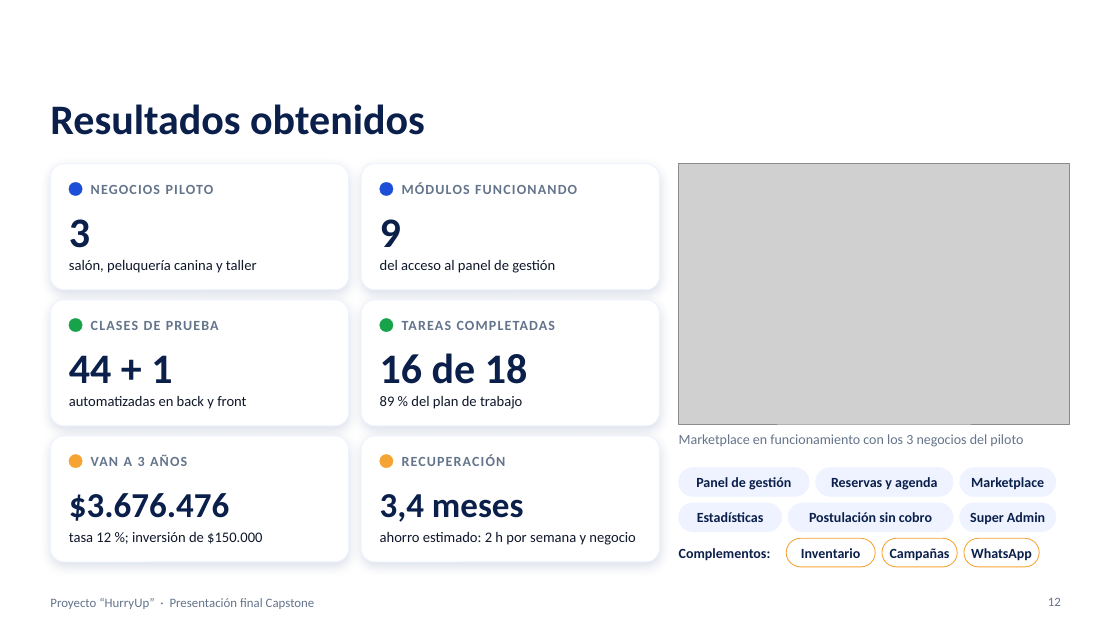
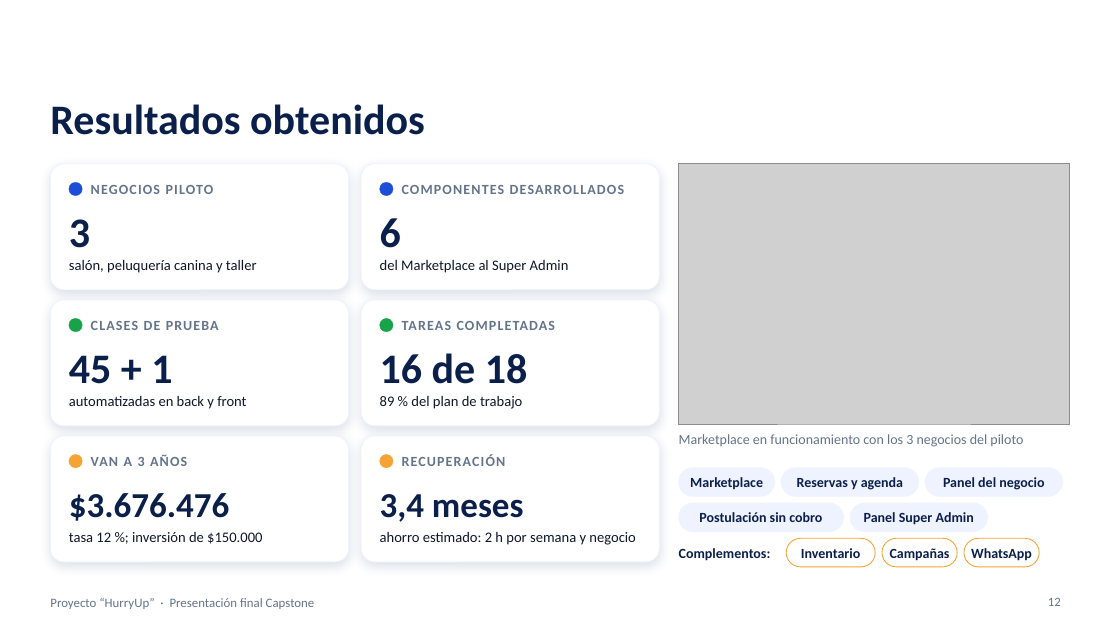
Before and after one commit to Vichobustosss/2026_2_BUSTOS-HEREDIA_CASPTONE_002D_GRUPO_006, a slide deck: slide 12 of Fase 3/Evidencias Grupales/Presentacion_Final_Capstone_HurryUp_GRUPO06.pptx. Drawn at 1120x630 pixels with LibreOffice and Linux fonts; fonts in the diff are those of the drawing; grey boxes stand for pictures; background and template pictures are left out. Boxes give left, top, right and bottom in pixels: in the first picture for what was removed or moved away, otherwise in the second. Text is boxed around its words. In the diff, an @@ line names an element or a change of style, - is before the commit and + after.

```diff
--- a/Fase 3/Evidencias Grupales/Presentacion_Final_Capstone_HurryUp_GRUPO06.pptx
+++ b/Fase 3/Evidencias Grupales/Presentacion_Final_Capstone_HurryUp_GRUPO06.pptx
@@ text at (x1=402, y1=185, x2=624, y2=194): text changed @@
-MÓDULOS FUNCIONANDO
+COMPONENTES DESARROLLADOS
@@ text at (x1=380, y1=218, x2=401, y2=248): text changed @@
-9
+6
@@ text at (x1=380, y1=260, x2=569, y2=273): text changed @@
-del acceso al panel de gestión
+del Marketplace al Super Admin
@@ text at (x1=69, y1=355, x2=172, y2=384): text changed @@
-44 + 1
+45 + 1
@@ rounded rectangle resized from (x1=679, y1=468, x2=809, y2=497) to (x1=679, y1=468, x2=775, y2=497) @@
@@ text "Marketplace" moved from (x1=971, y1=477, x2=1044, y2=490) to (x1=690, y1=477, x2=763, y2=490) @@
@@ text removed at (x1=696, y1=477, x2=791, y2=490) @@
-Panel de gestión
@@ text "Reservas y agenda" moved from (x1=831, y1=477, x2=937, y2=490) to (x1=797, y1=477, x2=903, y2=490) @@
@@ rounded rectangle moved from (x1=816, y1=468, x2=953, y2=497) to (x1=781, y1=468, x2=918, y2=497) @@
@@ rounded rectangle resized from (x1=960, y1=468, x2=1056, y2=497) to (x1=926, y1=468, x2=1063, y2=497) @@
@@ text added at (x1=943, y1=477, x2=1044, y2=490), 12 pt, text #0B1F4B, bold @@
+Panel del negocio
@@ rounded rectangle resized from (x1=679, y1=503, x2=781, y2=532) to (x1=679, y1=503, x2=844, y2=532) @@
@@ text "Postulación sin cobro" moved from (x1=809, y1=512, x2=932, y2=522) to (x1=699, y1=512, x2=822, y2=522) @@
@@ rounded rectangle resized from (x1=788, y1=503, x2=953, y2=532) to (x1=850, y1=503, x2=987, y2=532) @@
@@ rounded rectangle removed at (x1=960, y1=503, x2=1056, y2=532) @@
@@ text removed at (x1=697, y1=512, x2=764, y2=522) @@
-Estadísticas
@@ text at (x1=864, y1=512, x2=974, y2=525): text changed @@
-Super Admin
+Panel Super Admin
```
Also in this commit, not shown: 4 other slides changed, 1 other file.
